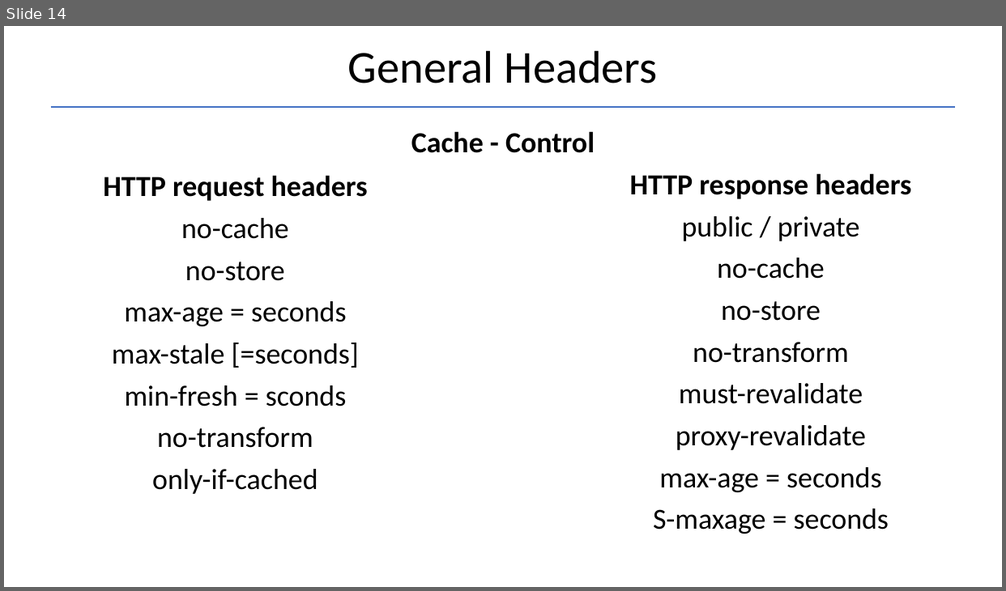
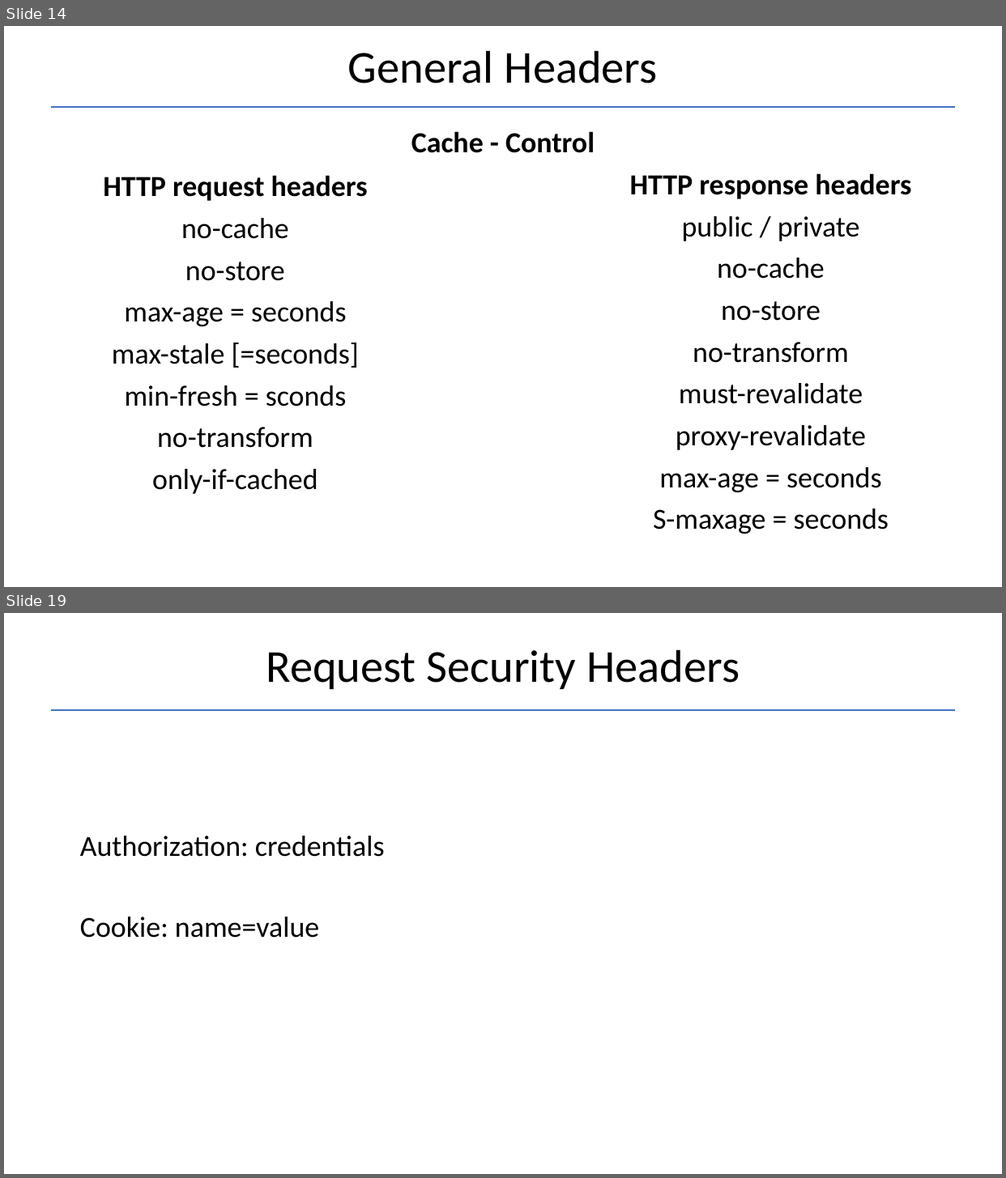
Before and after one commit to Garnik94/Levelup_presentations, a slide deck: Http/Http_presentation.pptx. Shown one above the other, each under a label of ours: slide 14 before the commit, slides 14 and 19 after it; the slides between them are not shown. The pictures are 1006x591 and 1006x1178 pixels, drawn with LibreOffice and Linux fonts; fonts in the diff are those of the drawing. Boxes give left, top, right and bottom in pixels: in the first picture for what was removed or moved away, otherwise in the second. Text is boxed around its words. In the diff, an @@ line names an element or a change of style, - is before the commit and + after.

```diff
--- a/Http/Http_presentation.pptx
+++ b/Http/Http_presentation.pptx
@@ slide 19 added at (4,613,1002,1174), background #FFFFFF @@
@@ title added at (266,649,740,689), 44 pt, text #000000 @@
+Request Security Headers
@@ line added from (50, 710) to (956, 710), #4472C4 1.5 pt @@
@@ text added at (80,836,385,938), 28 pt, text #000000 @@
+Authorization: credentials
+Cookie: name=value
```
Also in this commit, not shown: 1 slide changed, 7 other slides added, 1 other file.
